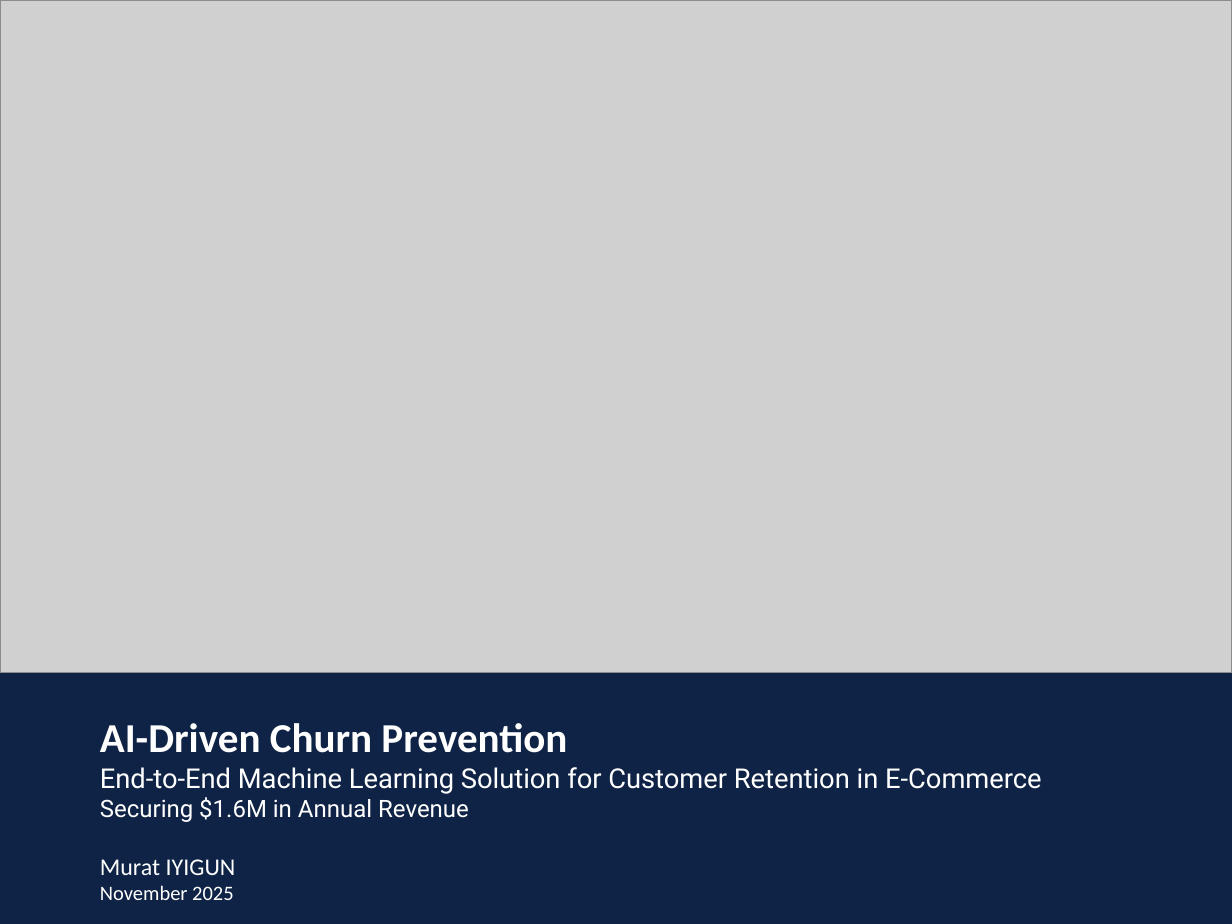
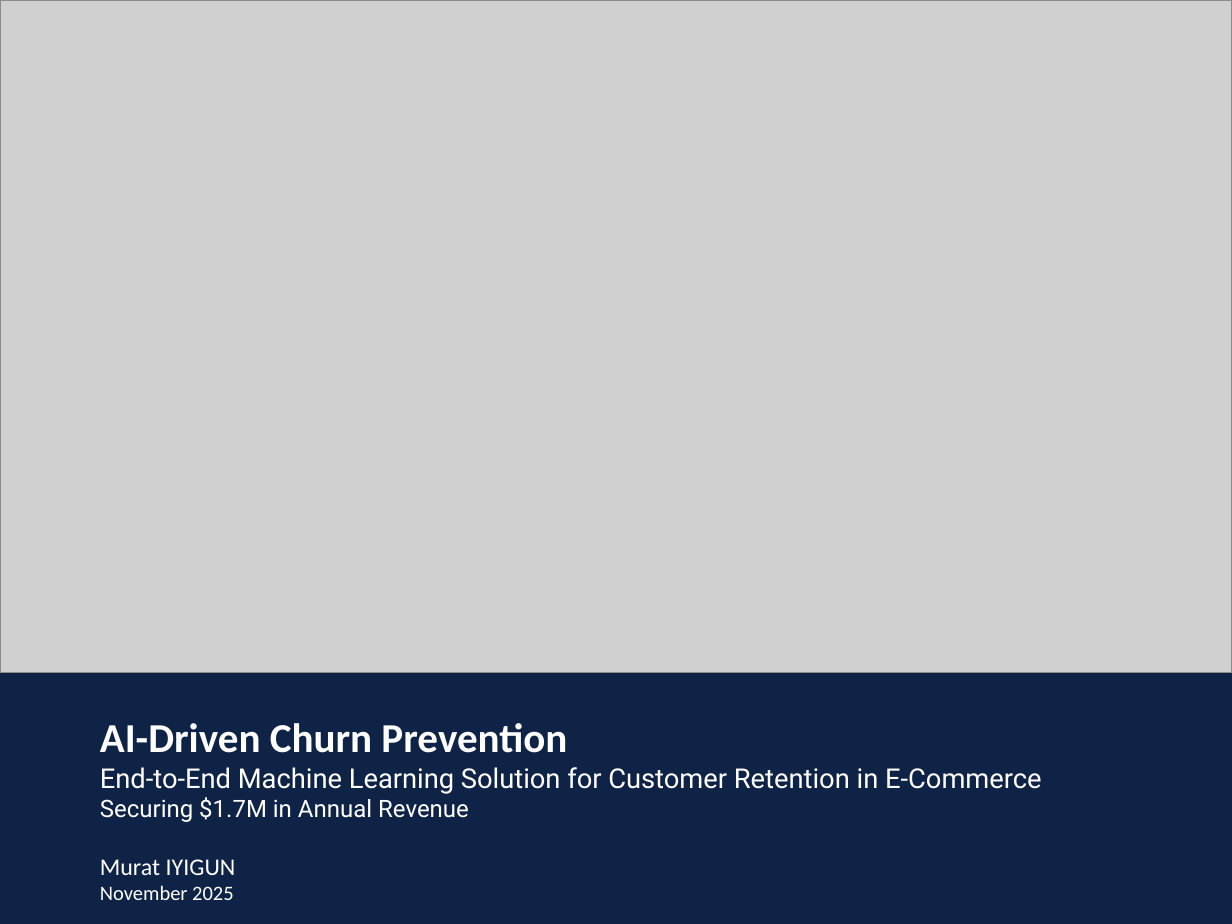
Before and after one commit to miyigun/FreshCart-Churn-Prediction, a slide deck: slide 1 of docs/FreshCart_Executive_Presentation.pptx. Drawn at 1232x924 pixels with LibreOffice and Linux fonts; fonts in the diff are those of the drawing; grey boxes stand for pictures. Boxes give left, top, right and bottom in pixels: in the first picture for what was removed or moved away, otherwise in the second. Text is boxed around its words. In the diff, an @@ line names an element or a change of style, - is before the commit and + after.

```diff
--- a/docs/FreshCart_Executive_Presentation.pptx
+++ b/docs/FreshCart_Executive_Presentation.pptx
@@ text at [100,797,469,822]: text changed @@
-Securing $1.6M in Annual Revenue
+Securing $1.7M in Annual Revenue
```
Also in this commit, not shown: 2 other slides changed.
